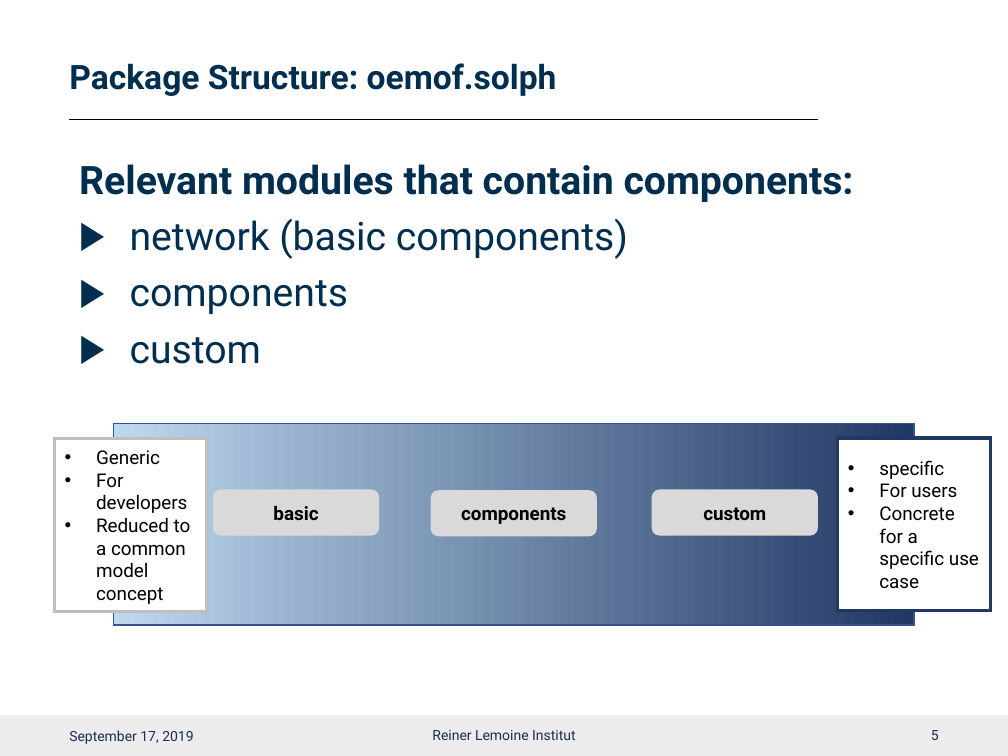
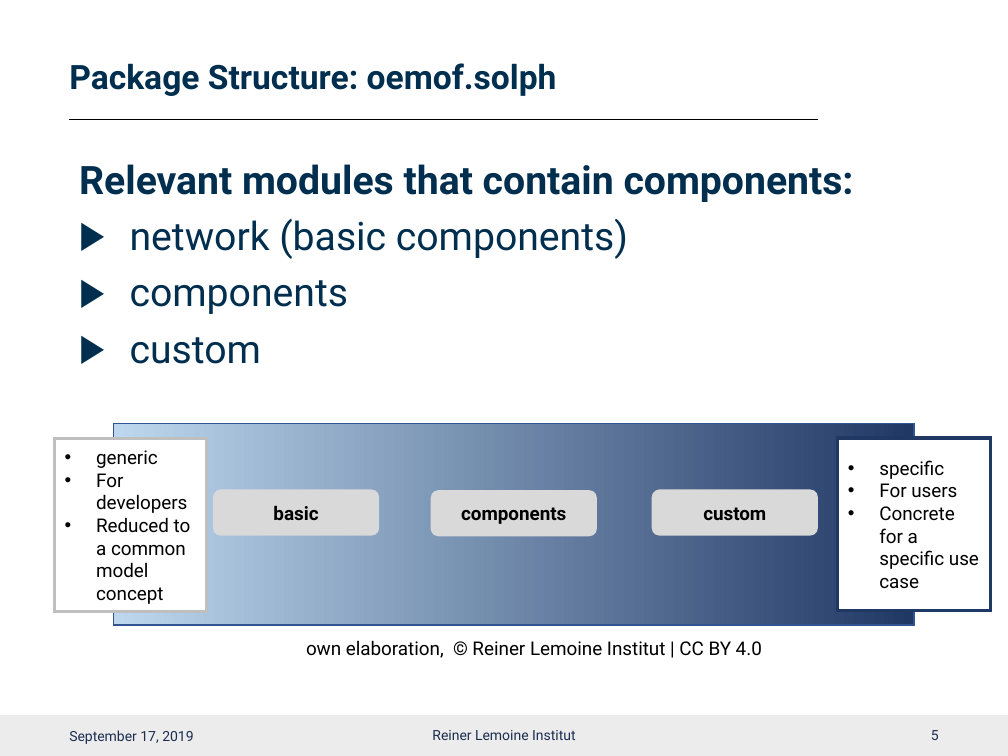
Before and after one commit to smartie2076/oemof_workshop, a slide deck: slide 6 of Oemof_Workshop_05_Components.pptx. Drawn at 1008x756 pixels with LibreOffice and Linux fonts; fonts in the diff are those of the drawing; background and template pictures are left out. Boxes give left, top, right and bottom in pixels: in the first picture for what was removed or moved away, otherwise in the second. Text is boxed around its words. In the diff, an @@ line names an element or a change of style, - is before the commit and + after.

```diff
--- a/Oemof_Workshop_05_Components.pptx
+++ b/Oemof_Workshop_05_Components.pptx
@@ text in rectangle at (96,450,158,468): text changed @@
-• Generic
+• generic
@@ text added at (306,640,762,658), 13.5 pt, text #000000 @@
+own elaboration, © Reiner Lemoine Institut | CC BY 4.0
```
Also in this commit, not shown: 9 other slides changed, 3 other files.
